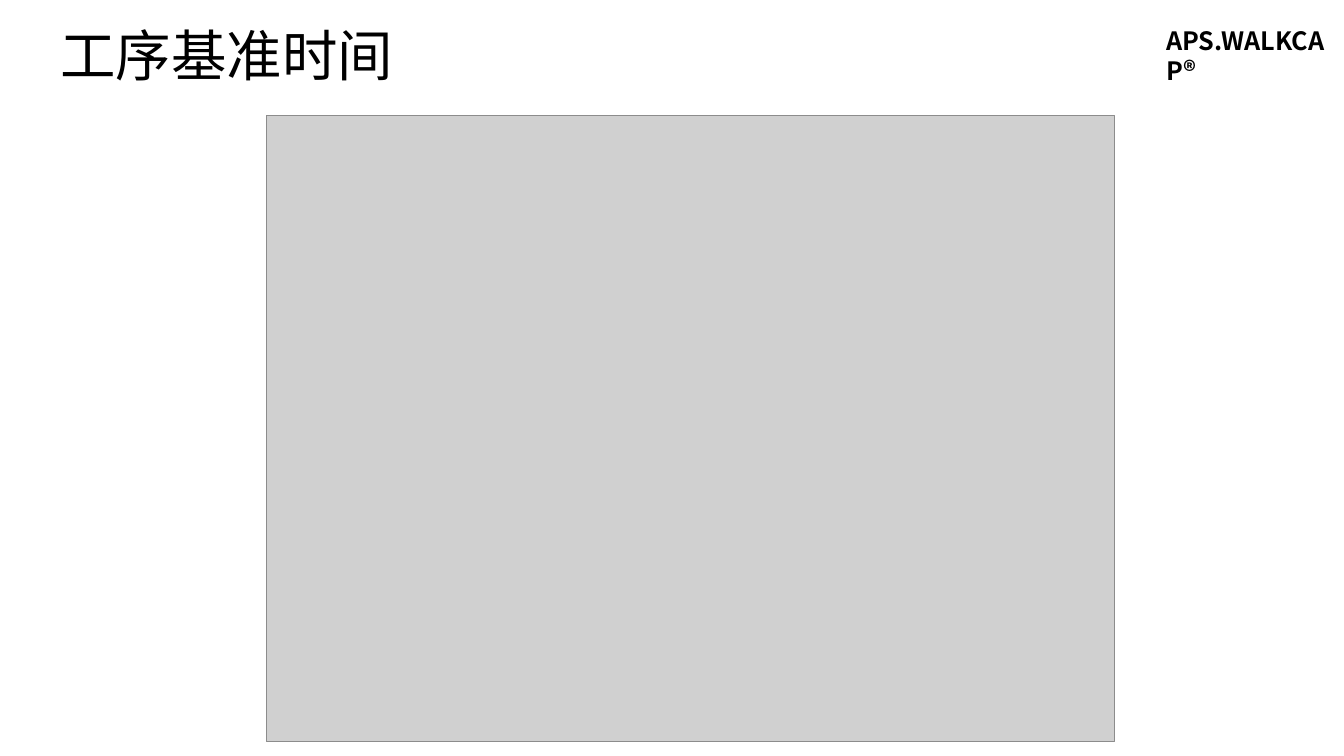
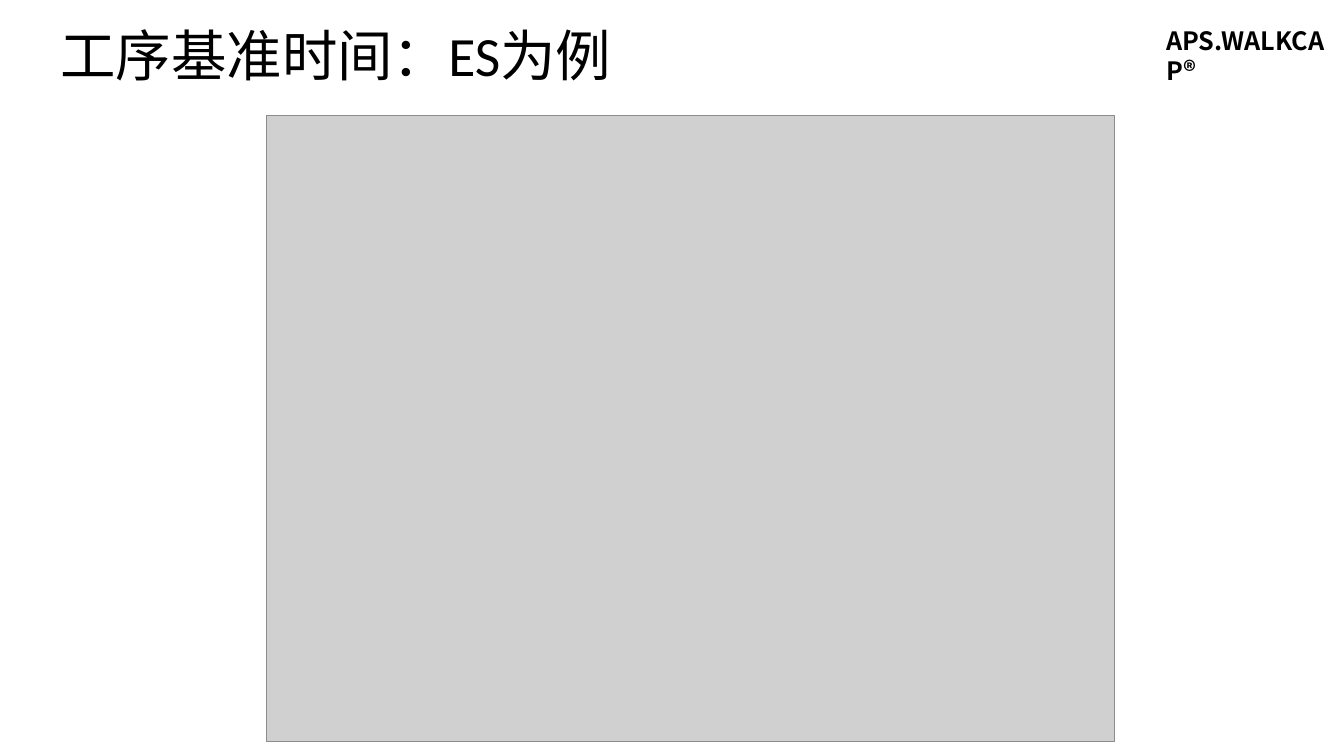
Before and after one commit to walkcap/APS.WALKCAP, a slide deck: slide 7 of WALKCAP-APS-PPT-01-01 APS.WALKCAP®高级计划与排程软件需求分析 第1讲 工艺路线.pptx (slide 6 before the commit). Drawn at 1344x756 pixels with LibreOffice and Linux fonts; fonts in the diff are those of the drawing; grey boxes stand for pictures. Boxes give left, top, right and bottom in pixels: in the first picture for what was removed or moved away, otherwise in the second. Text is boxed around its words. In the diff, an @@ line names an element or a change of style, - is before the commit and + after.

```diff
--- a/WALKCAP-APS-PPT-01-01 APS.WALKCAP®高级计划与排程软件需求分析 第1讲 工艺路线.pptx
+++ b/WALKCAP-APS-PPT-01-01 APS.WALKCAP®高级计划与排程软件需求分析 第1讲 工艺路线.pptx
@@ title at (60, 29, 611, 81): text changed @@
-工序基准时间
+工序基准时间：ES为例
```
Also in this commit, not shown: 5 other slides changed, 5 slides added, 1 slide removed, 1 other file.
